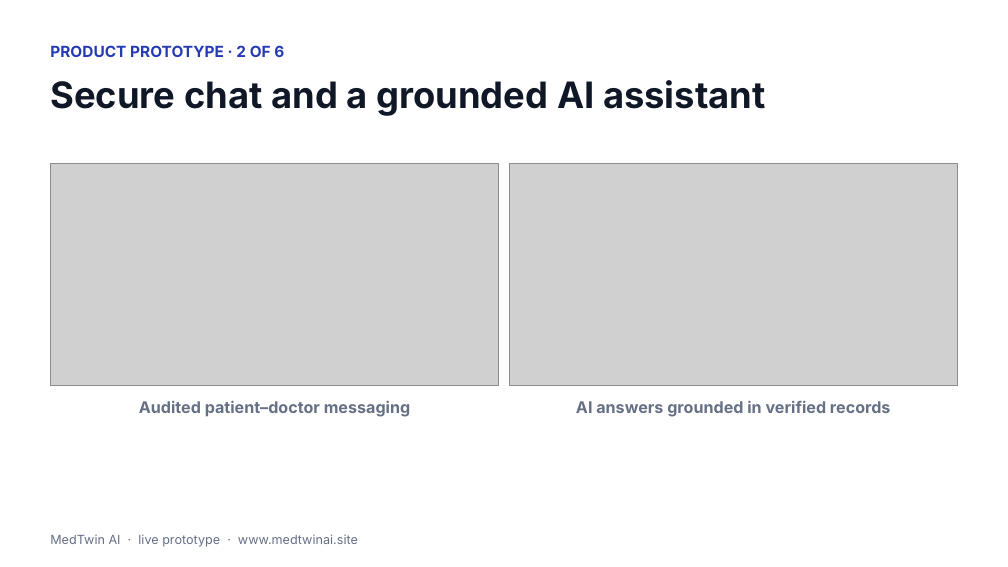
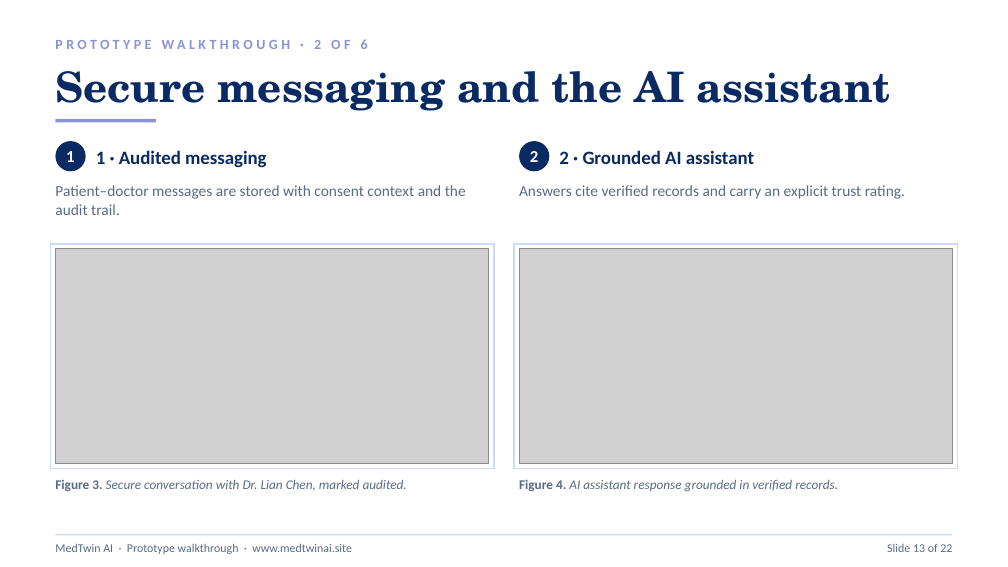
Before and after one commit to simul49/MedTwin-AI, a slide deck: slide 13 of MedTwin-AI-Presentation.pptx. Drawn at 1008x567 pixels with LibreOffice and Linux fonts; fonts in the diff are those of the drawing; grey boxes stand for pictures. Boxes give left, top, right and bottom in pixels: in the first picture for what was removed or moved away, otherwise in the second. Text is boxed around its words. In the diff, an @@ line names an element or a change of style, - is before the commit and + after.

Commit message:
docs: restyle prototype slides to match deck design system (Georgia titles, figure numbering, step badges)

```diff
--- a/MedTwin-AI-Presentation.pptx
+++ b/MedTwin-AI-Presentation.pptx
@@ text at [55, 39, 368, 49]: text changed; size 11 to 10 pt; font Inter to Calibri; text colour #2539B4 to #8B93D6 @@
-PRODUCT PROTOTYPE · 2 OF 6
+PROTOTYPE WALKTHROUGH · 2 OF 6
@@ text at [55, 71, 891, 111]: text changed; size 26 to 30 pt; font Inter to TeX Gyre Schola; text colour #101828 to #0A2A63 @@
-Secure chat and a grounded AI assistant
+Secure messaging and the AI assistant
@@ rectangle added at [55, 119, 156, 123], fill #8B93D6 @@
@@ ellipse added at [55, 141, 86, 171], fill #0A2A63, 12 pt, text #FFFFFF, bold @@
+1
@@ ellipse added at [519, 141, 549, 171], fill #0A2A63, 12 pt, text #FFFFFF, bold @@
+2
@@ text at [96, 150, 267, 168]: text changed; size 11.5 to 13.5 pt; font Inter to Calibri; text colour #667085 to #0A2A63 @@
-Audited patient–doctor messaging
+1 · Audited messaging
@@ text added at [559, 150, 754, 164], 13.5 pt, text #0A2A63, bold @@
+2 · Grounded AI assistant
@@ text added at [55, 185, 466, 215], 11 pt, text #5B6B85 @@
+Patient–doctor messages are stored with consent context and the audit trail.
@@ text added at [519, 185, 905, 199], 11 pt, text #5B6B85 @@
+Answers cite verified records and carry an explicit trust rating.
@@ rectangle added at [50, 244, 494, 469], fill #FFFFFF, outline #CADCFC 1 pt @@
@@ picture: place and size @@
-picture at [50, 163, 499, 385]
+picture at [55, 249, 489, 464]
@@ rectangle added at [514, 244, 958, 469], fill #FFFFFF, outline #CADCFC 1 pt @@
@@ picture: place and size @@
-picture at [509, 163, 958, 385]
+picture at [519, 249, 953, 464]
@@ text at [519, 479, 838, 491]: text changed; size 11.5 to 9.5 pt; font Inter to Calibri; text colour #667085 to #5B6B85; bold off; italic on @@
-AI answers grounded in verified records
+Figure 4. AI assistant response grounded in verified records.
@@ text added at [55, 480, 407, 491], 9.5 pt, text #5B6B85, italic @@
+Figure 3. Secure conversation with Dr. Lian Chen, marked audited.
@@ rectangle added at [55, 534, 953, 535], fill #CADCFC @@
@@ text at [55, 544, 352, 554]: text changed; size 9 to 8.5 pt; font Inter to Calibri; text colour #667085 to #5B6B85 @@
-MedTwin AI · live prototype · www.medtwinai.site
+MedTwin AI · Prototype walkthrough · www.medtwinai.site
@@ text added at [887, 544, 952, 552], 8.5 pt, text #5B6B85 @@
+Slide 13 of 22
```
Also in this commit, not shown: 5 other slides changed.
